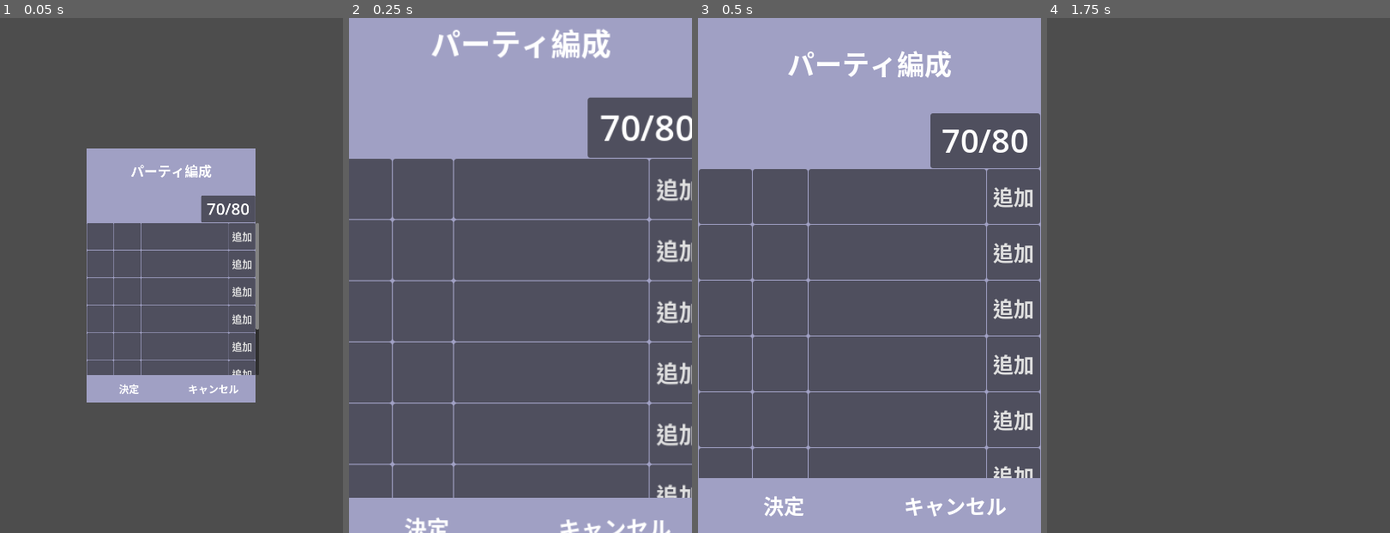
Above: before the commit, frames 1-4 (left to right).
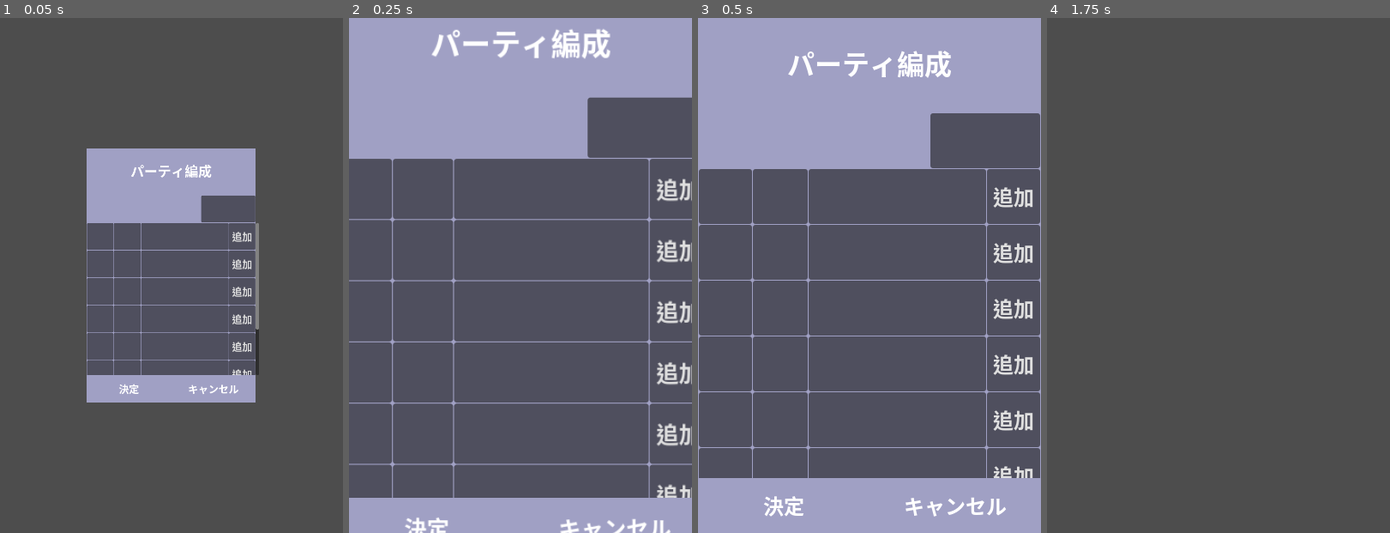
Above: after the commit, the same moments.

Repository: allgorilla/jutegame
Game: Godot game, scene res://scenes/PartyMember.tscn
The game is run twice, just before and just after one commit, with the same random seed, the same clock (stepped at 60 frames per second) and the same inputs. This scene is started directly instead of the project's main scene.
Inputs (mouse positions are in pixels of both pictures, inside the frame that each line leads up to):
- Up to frame 1 (0.05 s): no input
- Up to frame 2 (0.25 s): no input
- Up to frame 3 (0.5 s): no input
- Up to frame 4 (1.75 s): click "決定" at 0.5 s; tap Enter at 1.25 s; move the mouse to (1293, 249) at 1.27 s; click (1293, 249) at 1.42 s

The runs differ from the first frame. In frame 1, 0.1% of the frame differs, in the area x 60-73%, y 36-39%; in frame 2, 0.7%, in the area x 73-100%, y 18-24%; in frame 3, 0.5%; in frame 4, nothing differs.
Error after the commit: Invalid call. Nonexistent 'int' constructor. (res://scripts/PartyMember.gd:84)

Commit message:
「OK」「キャンセル」のボタンに対応。トータルコスト表示に対応。

Diff:
--- a/scenes/PartyMember.tscn
+++ b/scenes/PartyMember.tscn
@@ -102,7 +102,6 @@
 [node name="CostLabel" type="Label" parent="MainContent/CostArea" unique_id=765448146]
 layout_mode = 2
 theme_override_font_sizes/font_size = 38
-text = "70/80"
 horizontal_alignment = 1
 
 [connection signal="pressed" from="MainContent/DecideButton" to="." method="_on_decide_button_pressed"]
--- a/scripts/CharacterSlot.gd
+++ b/scripts/CharacterSlot.gd
@@ -11,6 +11,8 @@
 @onready var name_panel = $ColorRect/NamePanel
 
 var slot_used = false
+signal action_triggered(index: int) # 追加：インデックスを渡すシグナル
+var slot_index: int = -1 # 自分が何番目か保持する変数
 
 func display_character(data):
 	# マウスイベントの貫通設定（以前のトラブル防止）
@@ -41,12 +43,5 @@
 		button_action.text = "追加"
 
 func _on_button_pressed():
-	if slot_used:
-		# 親シーン（PartyMember.gd）に再描画を依頼するか、自分自身を更新する
-		display_character(null)
-		print("キャラクターを削除した")
-	else:
-		# --- 追加処理 ---
-		slot_used = true;
-		# ここで「キャラクター選択画面」などを開く処理へ
-		print("キャラクターを追加した")
+	# 親（PartyMember）に「自分の番号」を添えて通知する
+	action_triggered.emit(slot_index)
--- a/scripts/Global.gd
+++ b/scripts/Global.gd
@@ -4,7 +4,7 @@
 # プレイヤーの全データを辞書で持つのが拡張しやすくて便利です
 var player_data = {} #
 var world_list = {} # IDをキーにした辞書
-var party_list = ["1144", null, "1145", null, "1146", null, "1147", null] #
+var party_list = ["1148", null, "1149", null, "1150", null, "1151", null] #
 
 # FirebaseのURL
 const FIREBASE_URL = "https://jutegame-4ea50-default-rtdb.firebaseio.com/players.json"
--- a/scripts/PartyMember.gd
+++ b/scripts/PartyMember.gd
@@ -5,6 +5,10 @@
 
 @onready var main_content = $MainContent
 @onready var v_box = $MainContent/ScrollContainer/VBoxContainer
+@onready var cost_label = $MainContent/CostArea/CostLabel
+
+# 編集中のパーティを保持する一時的な配列
+var temp_party_list = []
 
 func _ready():
 	# 1. アニメーション処理
@@ -16,33 +20,72 @@
 
 	# 2. ★ここでデータを最新にする（Globalに任せる）
 	await Global.fetch_world_list()
-
-	# 3. 準備ができてからスロットを生成する[cite: 4]
+	# 起動時に Global の現在のパーティをコピーする
+	temp_party_list = Global.party_list.duplicate()
+	# 3. 準備ができてからスロットを生成する
 	setup_party_list()
+	update_total_cost()
 
 func setup_party_list():
 	# 既存のスロットをクリア（再描画時用）
 	for child in v_box.get_children():
 		child.queue_free()
 
-	# Globalの最新データを元に8個生成[cite: 4]
+	# Globalの最新データを元に8個生成
 	for i in range(8):
 		var slot = CHARACTER_SLOT_SCENE.instantiate()
 		v_box.add_child(slot)
 
-		# スロットにデータを流し込む処理をここに追加
-		var char_id = Global.party_list[i]
-		print(char_id)
-		print(Global.world_list.has(char_id))
-		if char_id != null and Global.world_list.has(char_id):
-			slot.display_character(Global.world_list[char_id])
-		else:
-			slot.display_character(null)
+		slot.slot_index = i # 何番目かを教える
+
+		# ★重要：スロットのシグナルを、親の関数に接続する
+		slot.action_triggered.connect(_on_slot_action_triggered)
+
+		# 描画処理
+		_update_slot_display(slot, i)
 
 func _on_decide_button_pressed():
+	# 決定：一時リストの内容を Global に反映させる
+	Global.party_list = temp_party_list.duplicate()
 	closed.emit()
 	queue_free()
 
 func _on_cancel_button_pressed():
+	# キャンセル：何もしない（Globalは元のまま）
 	closed.emit()
 	queue_free()
+
+# シグナルを受け取った時の処理
+func _on_slot_action_triggered(index: int):
+	if temp_party_list[index] != null:
+		# --- 削除の実行 ---
+		temp_party_list[index] = null
+
+		# 該当するスロットだけ再描画する
+		var slot = v_box.get_child(index)
+		_update_slot_display(slot, index)
+	else:
+		# --- 追加の実行（今後の実装用） ---
+		print("スロット ", index, " 番に追加画面を開きます")
+
+	update_total_cost()
+
+# 表示更新用の共通関数を作っておくと便利です
+func _update_slot_display(slot, index):
+	var char_id = temp_party_list[index]
+	if char_id != null and Global.world_list.has(char_id):
+		slot.display_character(Global.world_list[char_id])
+	else:
+		slot.display_character(null)
+
+
+func update_total_cost():
+	var total = 0
+	var party_cost = str(int(Global.player_data.get("leader_rank")))
+	for char_id in temp_party_list:
+		if char_id != null:
+			var data = Global.world_list.get(char_id)
+			if data:
+				total += int(data.get("cost", 0))
+
+	cost_label.text = str(total) + "/" + party_cost
--- a/scripts/PlayerFactory.gd
+++ b/scripts/PlayerFactory.gd
@@ -62,7 +62,8 @@
 		"rarity": rarity,
 		"power": base_power + extra_power,
 		"magic": magic_val,
-		"skill_id": skill_id
+		"skill_id": skill_id,
+		"leader_rank": 80
 	}
 
 static func _pick_rarity() -> int:
